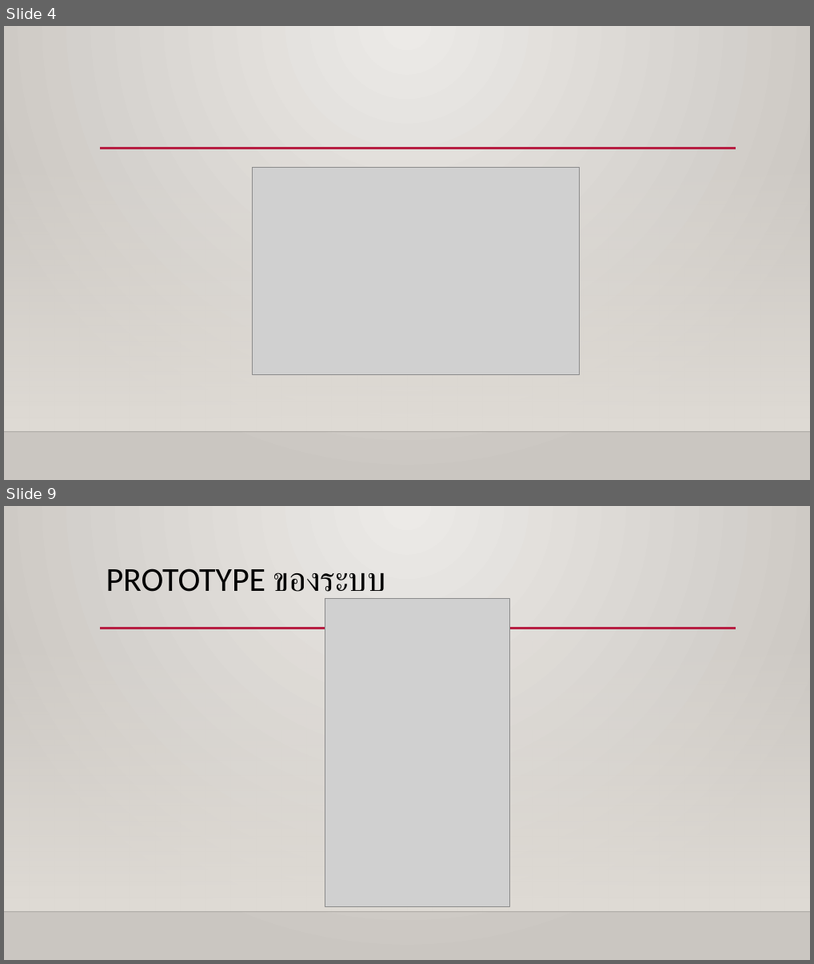
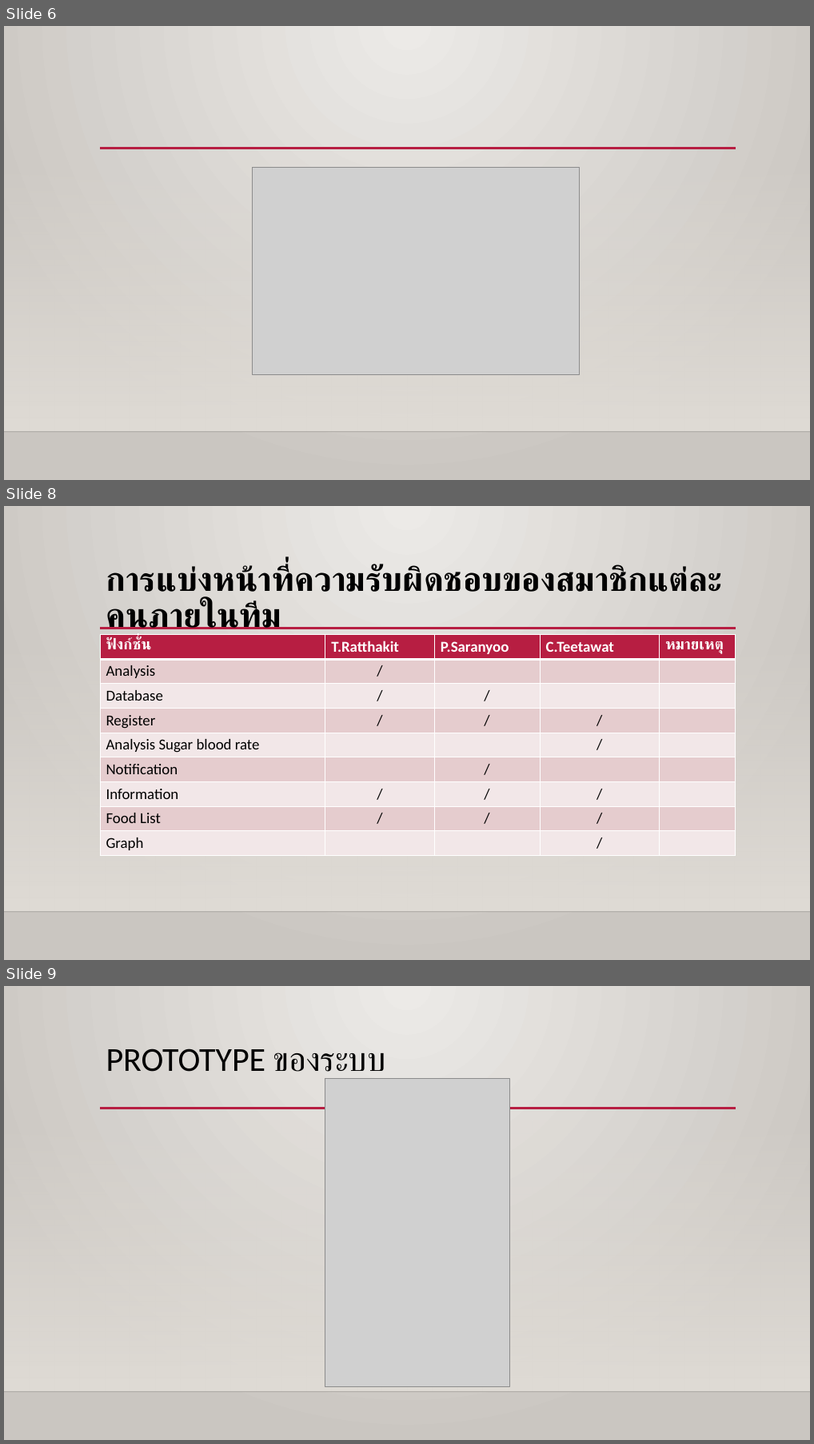
Before and after one commit to MrKriKri/project1, a slide deck: Diabetes Healthy.pptx. Shown one above the other, each under a label of ours: slides 4 and 9 before the commit, slides 6, 8 and 9 after it; the slides between them are not shown. The pictures are 814x964 and 814x1444 pixels, drawn with LibreOffice and Linux fonts; fonts in the diff are those of the drawing; grey boxes stand for pictures; background and template pictures are left out. Boxes give left, top, right and bottom in pixels: in the first picture for what was removed or moved away, otherwise in the second. Text is boxed around its words. In the diff, an @@ line names an element or a change of style, - is before the commit and + after.

```diff
--- a/Diabetes Healthy.pptx
+++ b/Diabetes Healthy.pptx
@@ slide 8 added at (4, 506, 810, 960), background gradient #ECEAE7 to #CAC7C1; not listed: 3 template elements that a slide beside it also shows @@
@@ title added at (106, 565, 722, 636), 40 pt, text #000000, bold @@
+การแบ่งหน้าที่ความรับผิดชอบของสมาชิกแต่ละคนภายในทีม
@@ table added at (100, 634, 736, 853), 9 rows, 5 columns @@
+ฟังก์ชั่น | T.Ratthakit | P.Saranyoo | C.Teetawat | หมายเหตุ
+Analysis | / |  |  | 
+Database | / | / |  | 
+Register | / | / | / | 
+Analysis Sugar blood rate |  |  | / | 
+Notification |  | / |  | 
+Information | / | / | / | 
+Food List | / | / | / | 
+Graph |  |  | / | 
@@ what was slide 4 is now slide 6 @@
```
Also in this commit, not shown: 2 slides changed, 3 other slides added, 4 slides removed, 10 other files.
